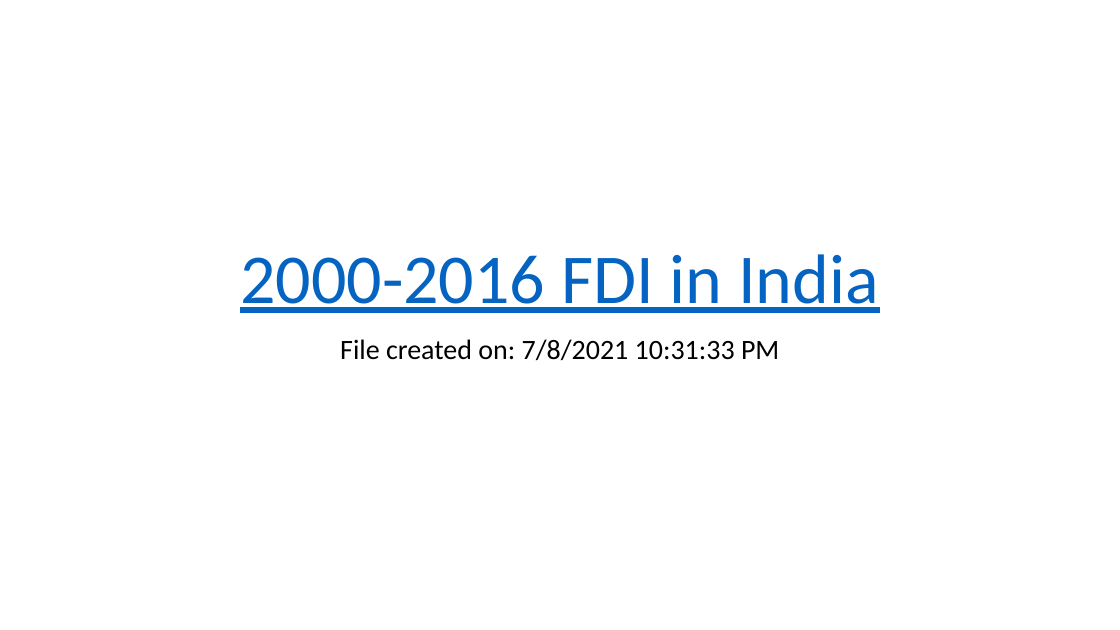
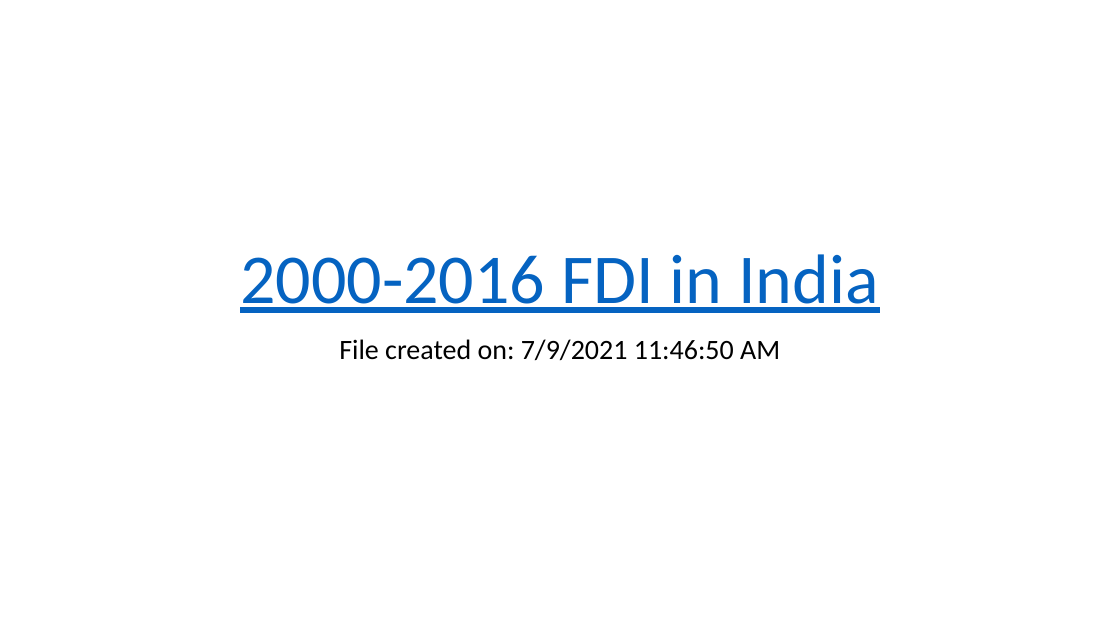
Before and after one commit to DeyDipankar/Tableau-Projects, a slide deck: slide 1 of FDI 2000_to_2016 India/2000-2016 FDI in India.pptx. Drawn at 1120x630 pixels with LibreOffice and Linux fonts; fonts in the diff are those of the drawing. Boxes give left, top, right and bottom in pixels: in the first picture for what was removed or moved away, otherwise in the second. Text is boxed around its words. In the diff, an @@ line names an element or a change of style, - is before the commit and + after.

```diff
--- a/FDI 2000_to_2016 India/2000-2016 FDI in India.pptx
+++ b/FDI 2000_to_2016 India/2000-2016 FDI in India.pptx
@@ subtitle at box(339, 339, 780, 361): text changed @@
-File created on: 7/8/2021 10:31:33 PM
+File created on: 7/9/2021 11:46:50 AM
```
Also in this commit, not shown: 7 slides added, 7 slides removed, 3 other files.
